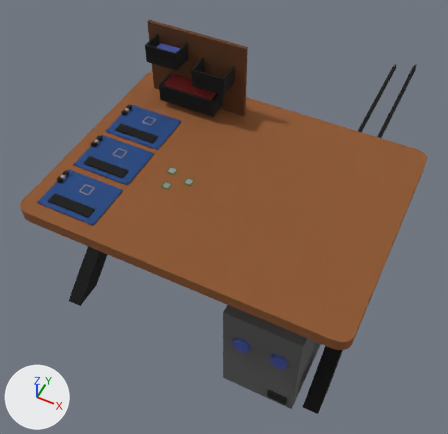
Two versions of the Blender file private/blender/welding3.blend, one commit apart.
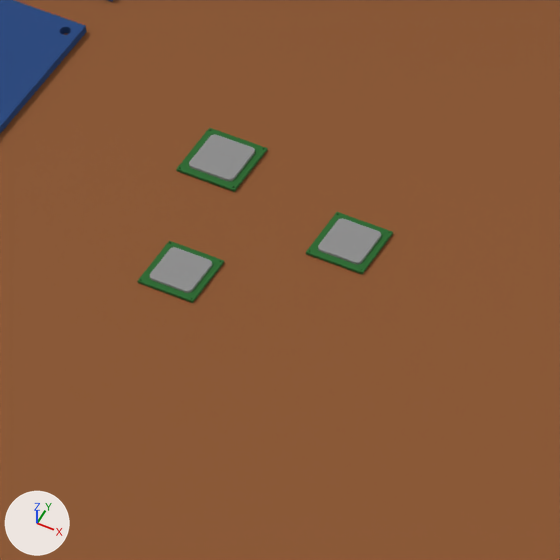
There are two pictures of each version: one whole from a 50 mm lens placed at (1.5, -3.13, 4.78), pointed at (-0.2, 0.27, 0.54), one close up on the part from 32% to 48% of the width and 35% to 52% of the height. The axes (+X, +Y, +Z) are drawn at lower left. The lights are the same throughout.

Objects in the first close-up: 'board_main', 'cpu_chip', 'cpu_chip.001', 'cpu_chip.002', 'cpu_main', 'cpu_main.001', 'cpu_main.002', 'table_main'.
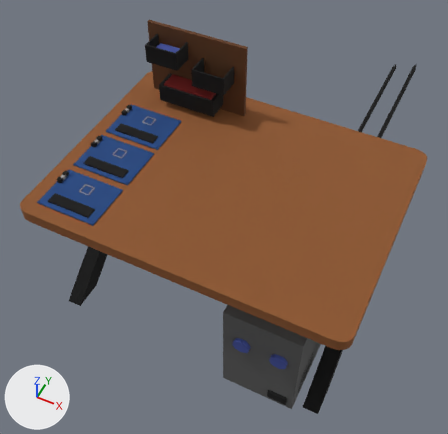
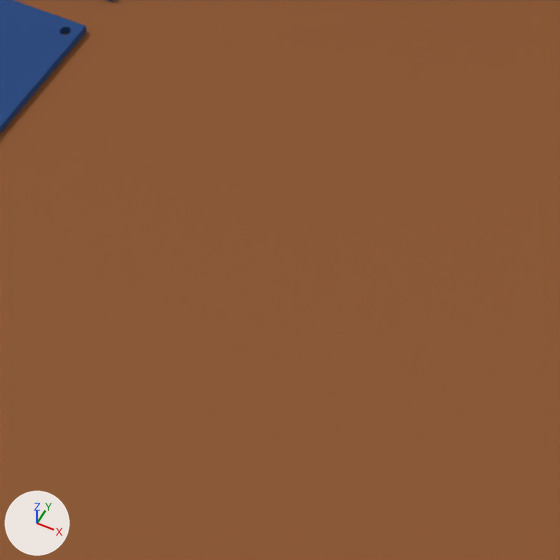
Pixel boxes [x1, y1, x2, y2] of what changed, in the close-ups (560 x 560 px):
'cpu_chip.001', moved (not visible afterwards)
    before: [189, 134, 255, 181]
'cpu_chip.002', moved (not visible afterwards)
    before: [318, 218, 381, 264]
'cpu_chip', moved (not visible afterwards)
    before: [150, 247, 212, 293]
'cpu_main.001', moved (not visible afterwards)
    before: [176, 128, 268, 192]
'cpu_main.002', moved (not visible afterwards)
    before: [306, 212, 393, 274]
'cpu_main', moved (not visible afterwards)
    before: [137, 241, 224, 303]

Edits to the bpy script that builds the scene:
```text
Change ob_cpu_chip_001:
    ob_cpu_chip_001.location: (-0.459, -0.124, 1.35) -> (-0.574, 0.682, 1.68)
Change ob_cpu_main_001:
    ob_cpu_main_001.location: (-0.46, -0.124, 1.348) -> (-0.574, 0.683, 1.678)
Change ob_cpu_chip_002:
    ob_cpu_chip_002.location: (-0.281, -0.173, 1.35) -> (-0.486, 0.683, 1.68)
Change ob_cpu_main_002:
    ob_cpu_main_002.location: (-0.281, -0.172, 1.348) -> (-0.486, 0.683, 1.678)
Change ob_cpu_chip:
    ob_cpu_chip.location: (-0.415, -0.286, 1.35) -> (-0.401, 0.678, 1.681)
Change ob_cpu_main:
    ob_cpu_main.location: (-0.416, -0.286, 1.348) -> (-0.401, 0.679, 1.678)
```
